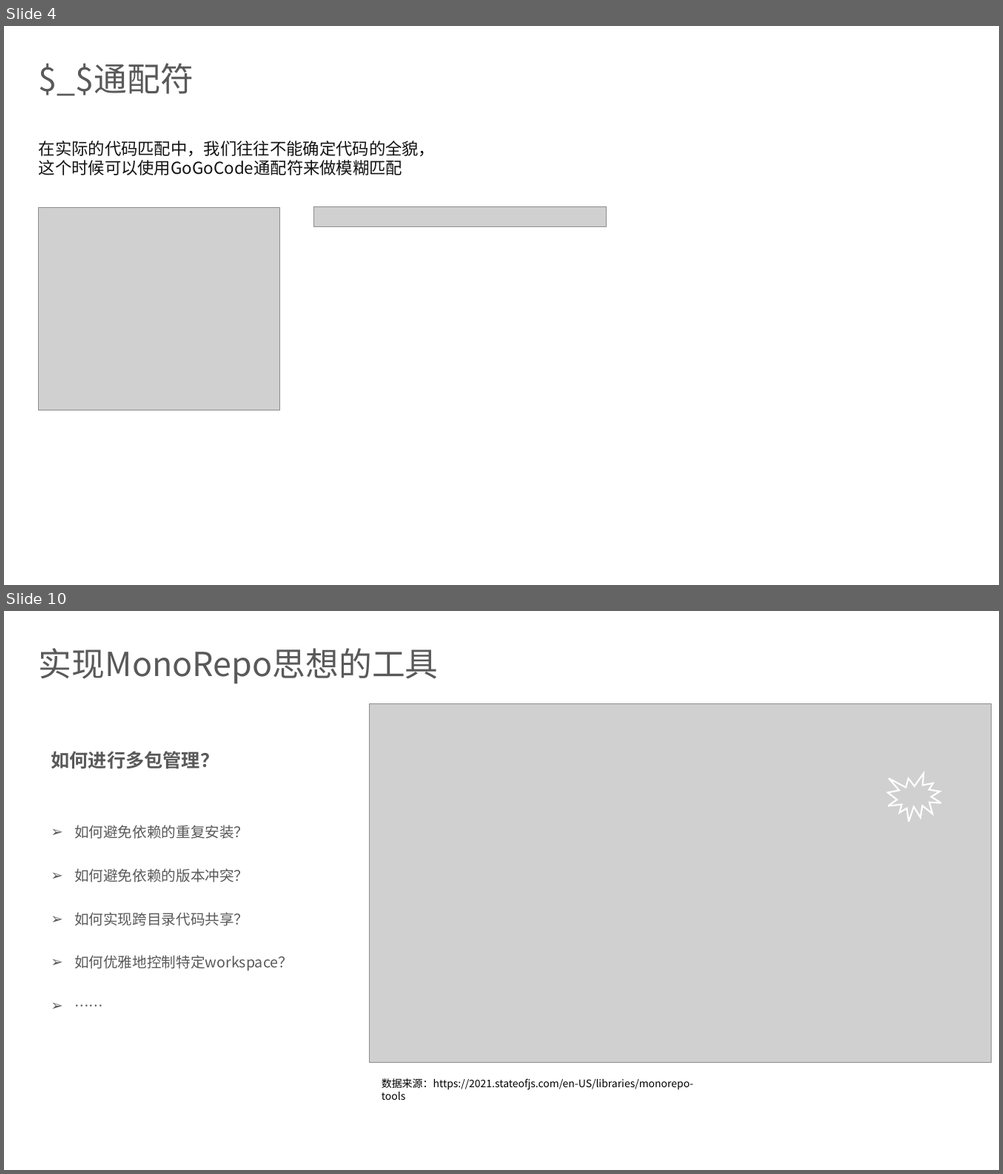
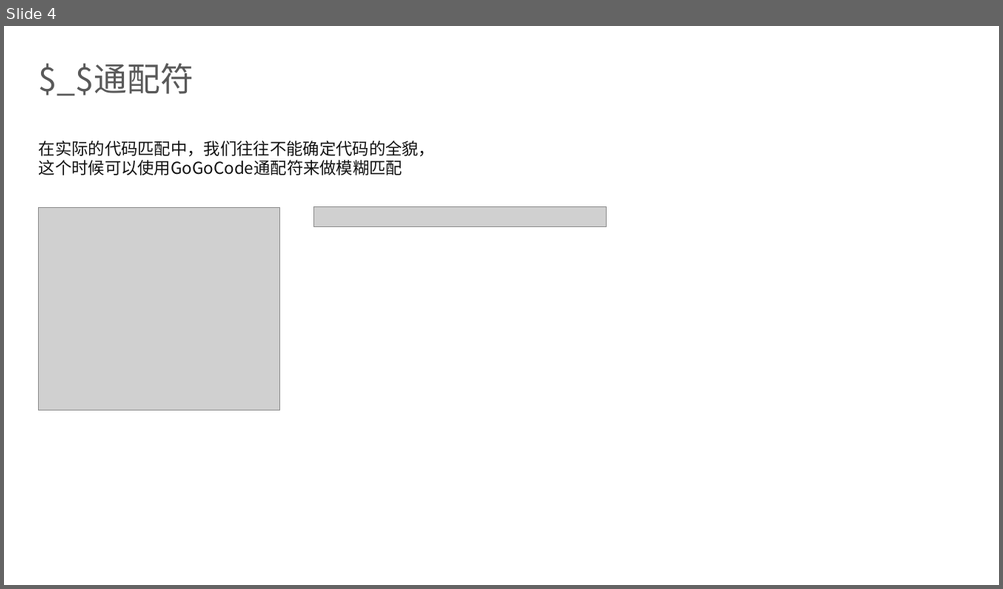
Before and after one commit to dingq030511/gogocode-tutorial, a slide deck: gogocode.pptx. Shown one above the other, each under a label of ours: slides 4 and 10 before the commit, slide 4 after it; the slides between them are not shown. The pictures are 1003x1174 and 1003x589 pixels, drawn with LibreOffice and Linux fonts; fonts in the diff are those of the drawing; grey boxes stand for pictures; background and template pictures are left out. Boxes give left, top, right and bottom in pixels: in the first picture for what was removed or moved away, otherwise in the second. Text is boxed around its words. In the diff, an @@ line names an element or a change of style, - is before the commit and + after.

```diff
--- a/gogocode.pptx
+++ b/gogocode.pptx
@@ slide 10 removed at [4,611,999,1170], background picture (left out) @@
@@ title removed at [39,648,438,684] @@
-实现MonoRepo思想的工具
@@ picture removed at [370,704,991,1063] @@
@@ text removed at [51,751,293,971] @@
-如何进行多包管理？
-➢ 如何避免依赖的重复安装？
-➢ 如何避免依赖的版本冲突？
-➢ 如何实现跨目录代码共享？
-➢ 如何优雅地控制特定workspace？
-➢ ……
@@ irregular seal removed at [888,774,940,822] @@
@@ text removed at [381,1079,693,1100] @@
-数据来源：https://2021.stateofjs.com/en-US/libraries/monorepo-tools
```
Also in this commit, not shown: 7 slides added, 16 other slides removed.
